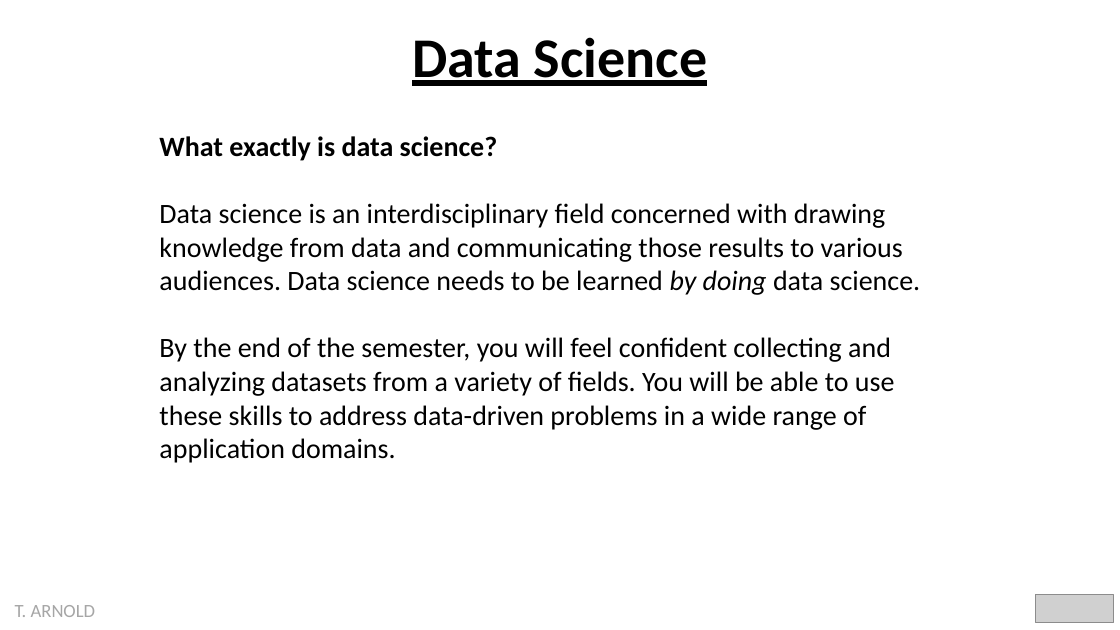
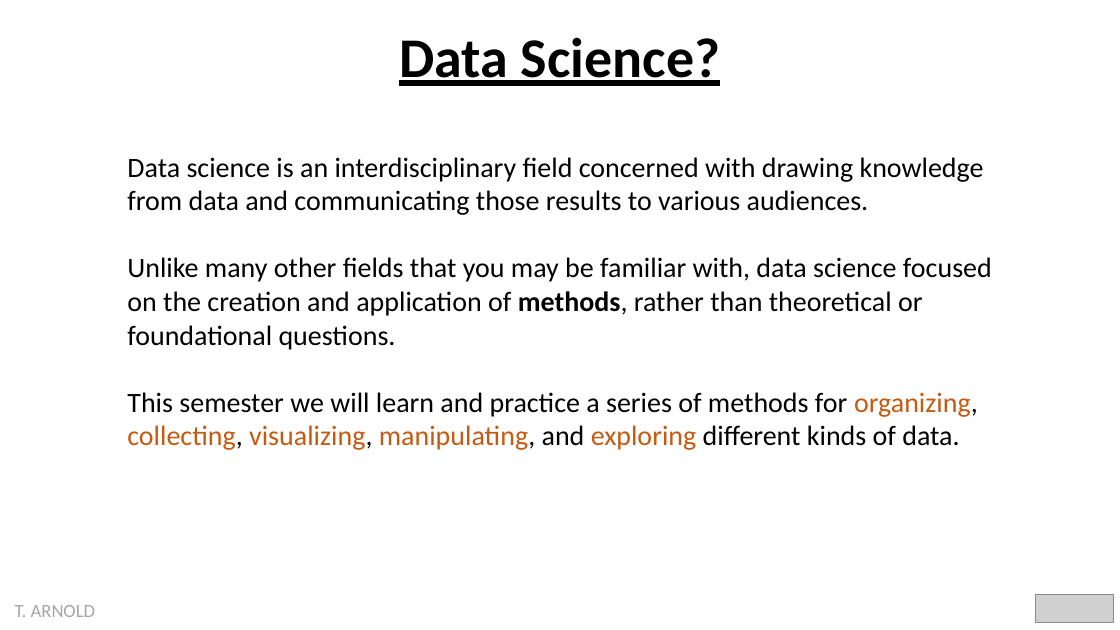
Before and after one commit to statsmaths/dsst289-f21, a slide deck: slide 3 of pslides/introduction.pptx (slide 4 before the commit). Drawn at 1120x630 pixels with LibreOffice and Linux fonts; fonts in the diff are those of the drawing; grey boxes stand for pictures. Boxes give left, top, right and bottom in pixels: in the first picture for what was removed or moved away, otherwise in the second. Text is boxed around its words. In the diff, an @@ line names an element or a change of style, - is before the commit and + after.

```diff
--- a/pslides/introduction.pptx
+++ b/pslides/introduction.pptx
@@ text at (399,37,720,86): text changed @@
-Data Science
+Data Science?
@@ text at (127,157,992,450): text changed @@
-What exactly is data science?
-Data science is an interdisciplinary field concerned with drawing knowledge from data and communicating those results to various audiences. Data science needs to be learned by doing data science.
-By the end of the semester, you will feel confident collecting and analyzing datasets from a variety of fields. You will be able to use these skills to address data-driven problems in a wide range of application domains.
+Data science is an interdisciplinary field concerned with drawing knowledge from data and communicating those results to various audiences.
+Unlike many other fields that you may be familiar with, data science focused on the creation and application of methods, rather than theoretical or foundational questions.
+This semester we will learn and practice a series of methods for organizing, collecting, visualizing, manipulating, and exploring different kinds of data.
```
Also in this commit, not shown: 3 other slides changed, 6 slides added, 12 other files.
